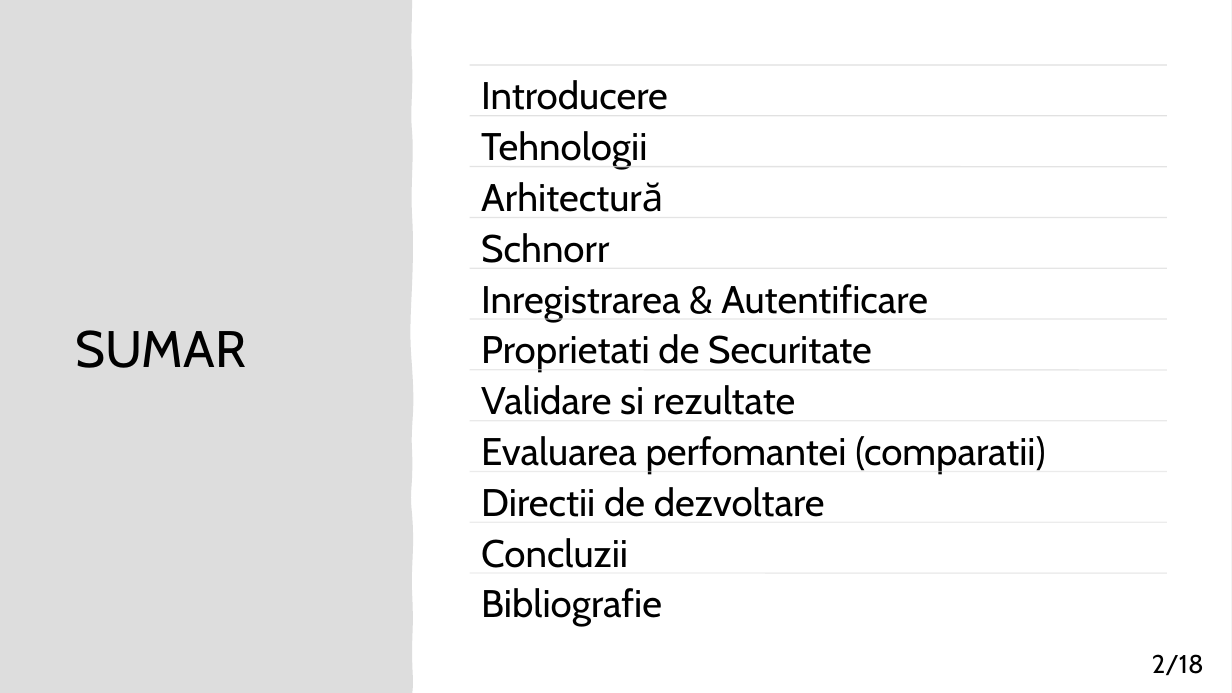
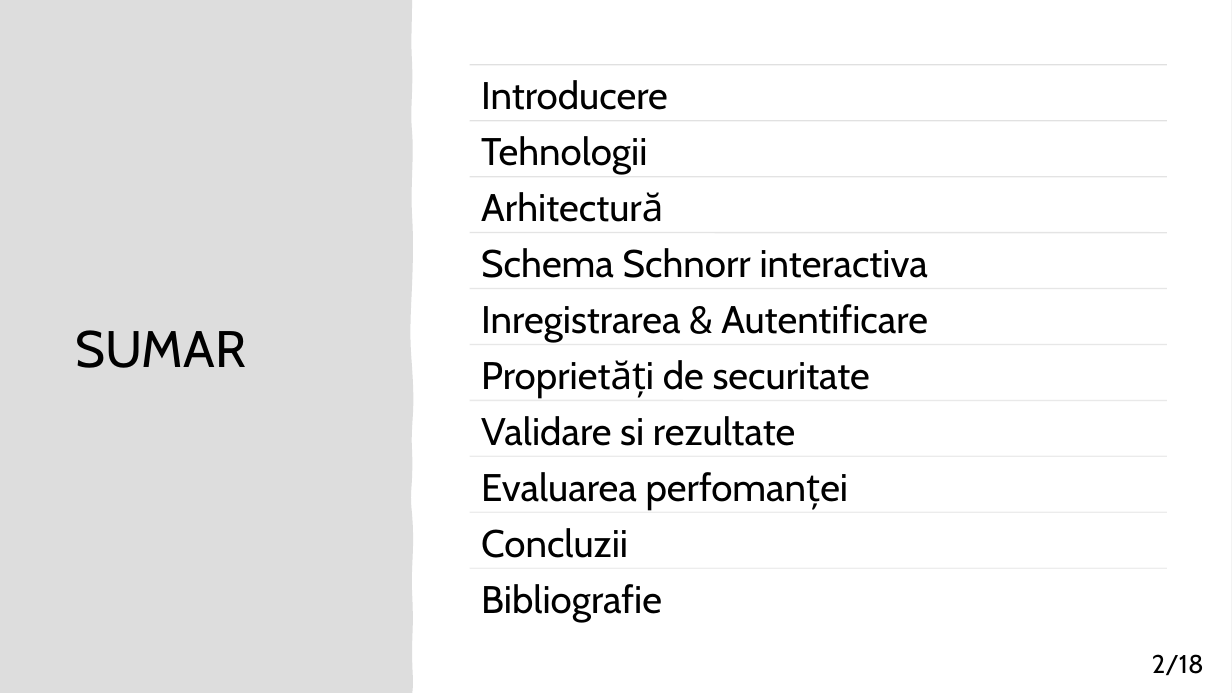
Before and after one commit to matei-rares-a/acas, a slide deck: slide 2 of docs/prezentare/current_draft/disertatie_matei_rares_prezentare_main.pptx. Drawn at 1232x693 pixels with LibreOffice and Linux fonts; fonts in the diff are those of the drawing. Boxes give left, top, right and bottom in pixels: in the first picture for what was removed or moved away, otherwise in the second. Text is boxed around its words. In the diff, an @@ line names an element or a change of style, - is before the commit and + after.

```diff
--- a/docs/prezentare/current_draft/disertatie_matei_rares_prezentare_main.pptx
+++ b/docs/prezentare/current_draft/disertatie_matei_rares_prezentare_main.pptx
@@ text "Tehnologii": place and size @@
-text "Tehnologii" at [481,131,647,170]
+text "Tehnologii" at [481,136,647,174]
@@ line moved from (470, 116) - (1167, 116) to (470, 121) - (1167, 121) @@
@@ text "Arhitectură": place and size @@
-text "Arhitectură" at [481,182,663,212]
+text "Arhitectură" at [481,192,663,222]
@@ line moved from (470, 166) - (1167, 166) to (470, 177) - (1167, 177) @@
@@ line moved from (470, 217) - (1167, 217) to (470, 233) - (1167, 233) @@
@@ text at [481,248,928,278]: text changed @@
-Schnorr
+Schema Schnorr interactiva
@@ text "Inregistrarea & Autentificare": place and size @@
-text "Inregistrarea & Autentificare" at [481,284,928,322]
+text "Inregistrarea & Autentificare" at [481,304,928,342]
@@ line moved from (470, 268) - (1167, 268) to (470, 288) - (1167, 288) @@
@@ line removed from (470, 319) to (1167, 319) @@
@@ line moved from (470, 370) - (1167, 370) to (470, 345) - (1167, 345) @@
@@ text at [481,360,870,398]: text changed @@
-Proprietati de Securitate
+Proprietăți de securitate
@@ text "Validare si rezultate": place and size @@
-text "Validare si rezultate" at [481,385,795,415]
+text "Validare si rezultate" at [481,416,795,446]
@@ line moved from (470, 421) - (1167, 421) to (470, 400) - (1167, 400) @@
@@ line moved from (470, 471) - (1167, 471) to (470, 457) - (1167, 457) @@
@@ text at [481,472,849,510]: text changed @@
-Evaluarea perfomantei (comparatii)
+Evaluarea perfomanței
@@ text removed at [481,487,825,517] @@
-Directii de dezvoltare
@@ text "Concluzii": place and size @@
-text "Concluzii" at [481,538,628,568]
+text "Concluzii" at [481,528,628,558]
@@ line moved from (470, 522) - (1167, 522) to (470, 512) - (1167, 512) @@
@@ text "Bibliografie": place and size @@
-text "Bibliografie" at [481,588,662,627]
+text "Bibliografie" at [481,584,662,622]
@@ line moved from (470, 573) - (1167, 573) to (470, 568) - (1167, 568) @@
```
Also in this commit, not shown: 11 other slides changed, 1 slide removed, 3 other files.
